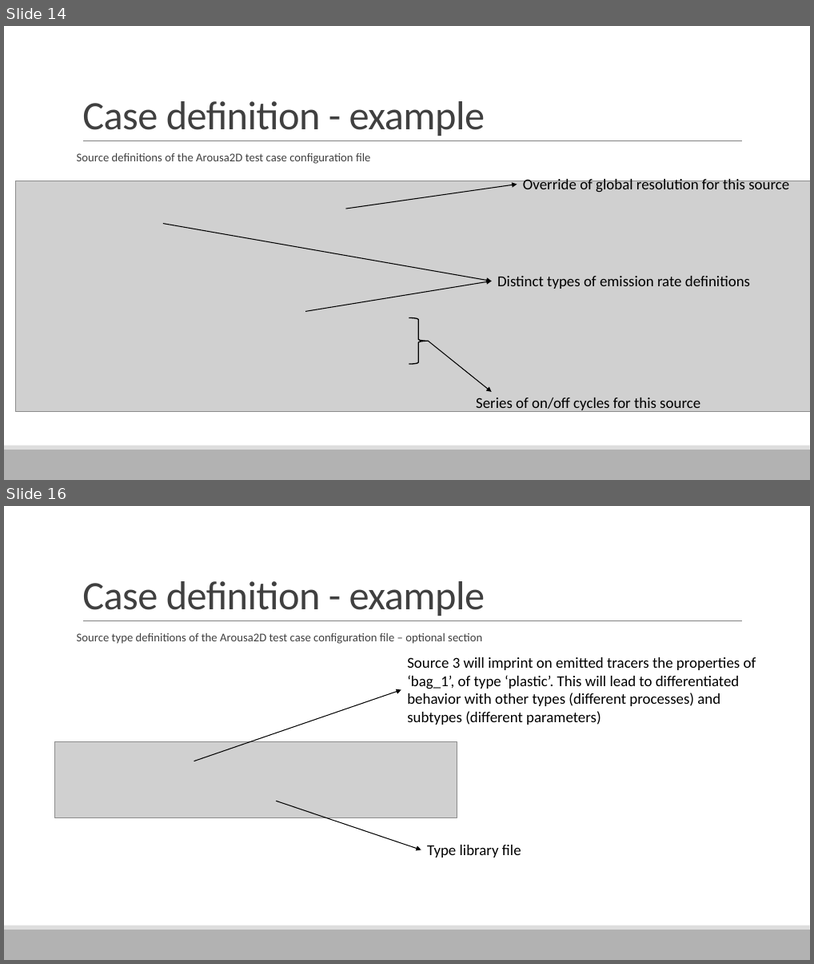
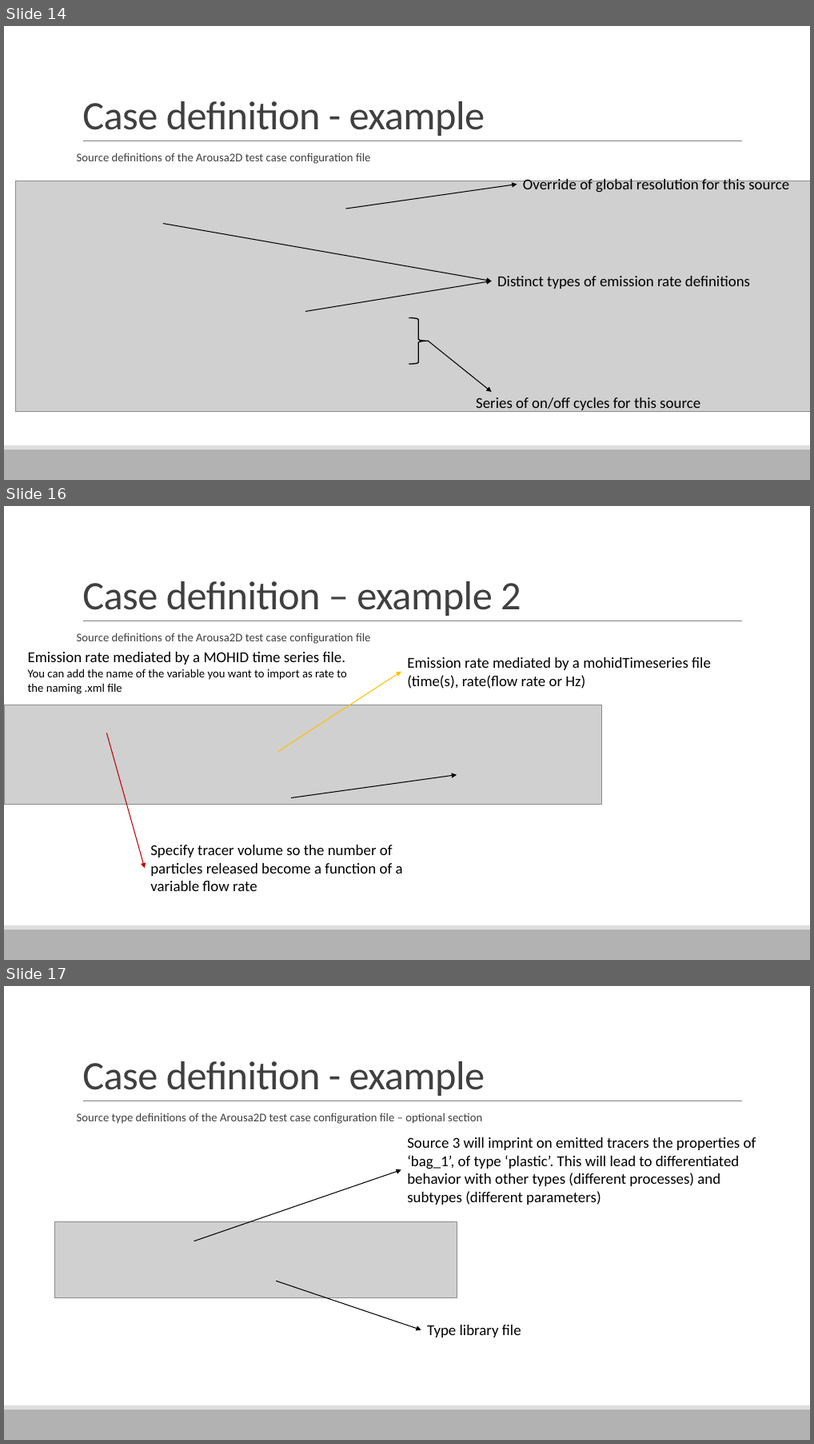
Before and after one commit to Mohid-Water-Modelling-System/MOHID-Lagrangian, a slide deck: docs/UsingMOHIDLagrangian.pptx. Shown one above the other, each under a label of ours: slides 14 and 16 before the commit, slides 14, 16 and 17 after it; the slides between them are not shown. The pictures are 814x964 and 814x1444 pixels, drawn with LibreOffice and Linux fonts; fonts in the diff are those of the drawing; grey boxes stand for pictures. Boxes give left, top, right and bottom in pixels: in the first picture for what was removed or moved away, otherwise in the second. Text is boxed around its words. In the diff, an @@ line names an element or a change of style, - is before the commit and + after.

```diff
--- a/docs/UsingMOHIDLagrangian.pptx
+++ b/docs/UsingMOHIDLagrangian.pptx
@@ slide 16 added at bbox=[4, 506, 810, 960], background #FFFFFF; not listed: 3 template elements that a slide beside it also shows @@
@@ title added at bbox=[82, 581, 521, 616], 48 pt, text #404040 @@
+Case definition – example 2
@@ text added at bbox=[77, 632, 370, 644], 14 pt, text #404040 @@
+Source definitions of the Arousa2D test case configuration file
@@ text added at bbox=[28, 652, 347, 694], 14 pt, text #000000 @@
+Emission rate mediated by a MOHID time series file.
+You can add the name of the variable you want to import as rate to the naming .xml file
@@ arrow added from (278, 751) to (402, 671), #FFC000 1 pt @@
@@ text added at bbox=[407, 657, 711, 688], 18 pt, text #000000 @@
+Emission rate mediated by a mohidTimeseries file (time(s), rate(flow rate or Hz)
@@ picture added at bbox=[4, 705, 602, 805] @@
@@ arrow added from (107, 733) to (145, 868), #C00000 1 pt @@
@@ arrow added from (291, 797) to (457, 775), #000000 1 pt @@
@@ text added at bbox=[150, 844, 403, 891], 18 pt, text #000000 @@
+Specify tracer volume so the number of particles released become a function of a variable flow rate
@@ what was slide 16 is now slide 17 @@
```
Also in this commit, not shown: 1 slide changed, 8 other files.
